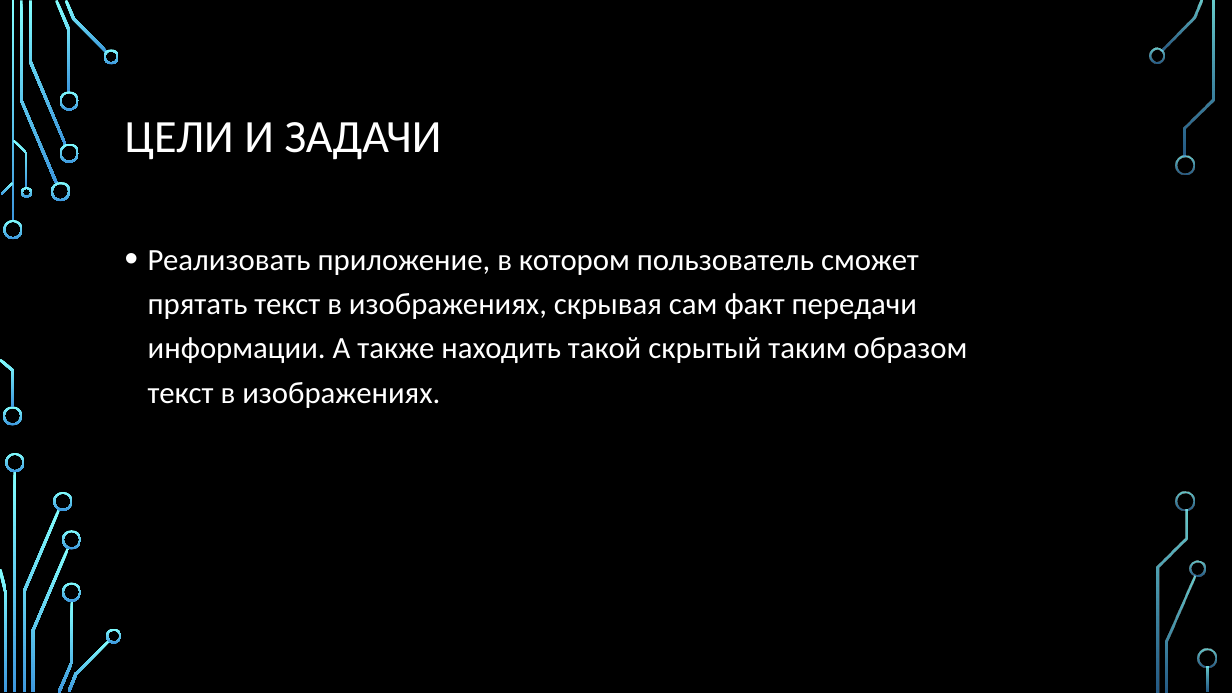
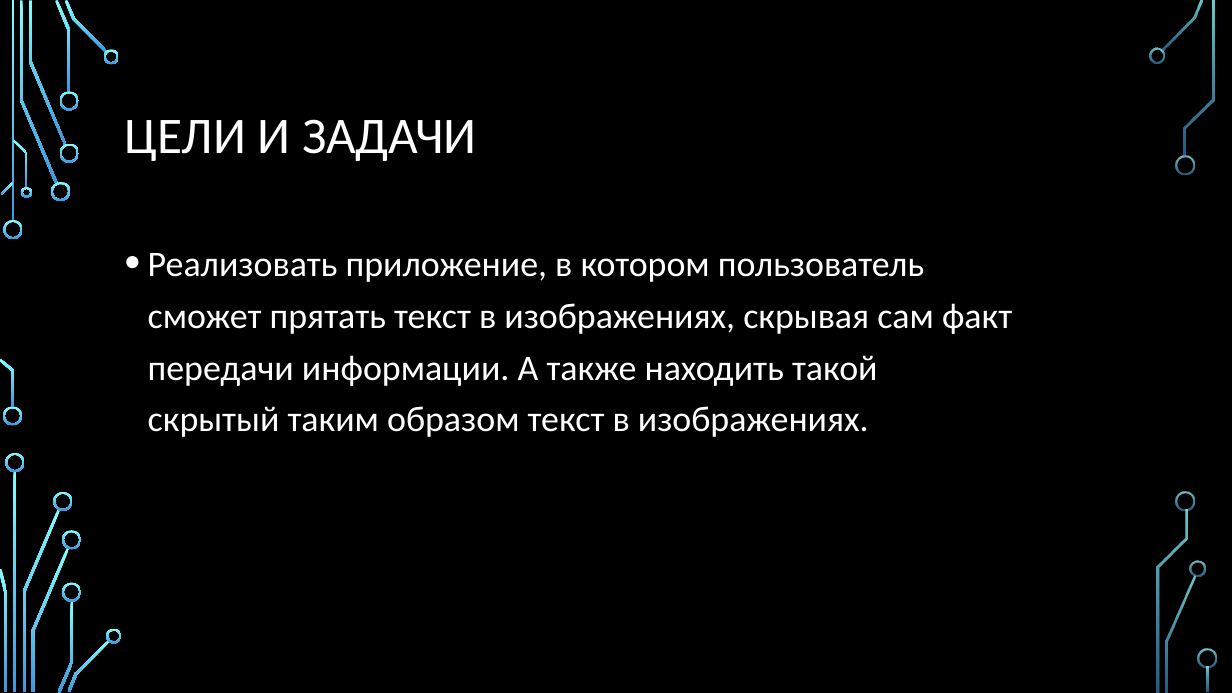
Before and after one commit to Ra1w/infobezVseros, a slide deck: slide 2 of Приложение для стеганографии.pptx. Drawn at 1232x693 pixels with LibreOffice and Linux fonts; fonts in the diff are those of the drawing; background and template pictures are left out. Boxes give left, top, right and bottom in pixels: in the first picture for what was removed or moved away, otherwise in the second. Text is boxed around its words. In the diff, an @@ line names an element or a change of style, - is before the commit and + after.

```diff
--- a/Приложение для стеганографии.pptx
+++ b/Приложение для стеганографии.pptx
@@ title "ЦЕЛИ И ЗАДАЧИ" at (125,119,476,161): size 36 to 40 pt @@
@@ text "Реализовать приложение, в котором пользователь ..." at (148,253,1012,437): size 24 to 28 pt @@
```
Also in this commit, not shown: 1 slide added, 1 slide removed.
